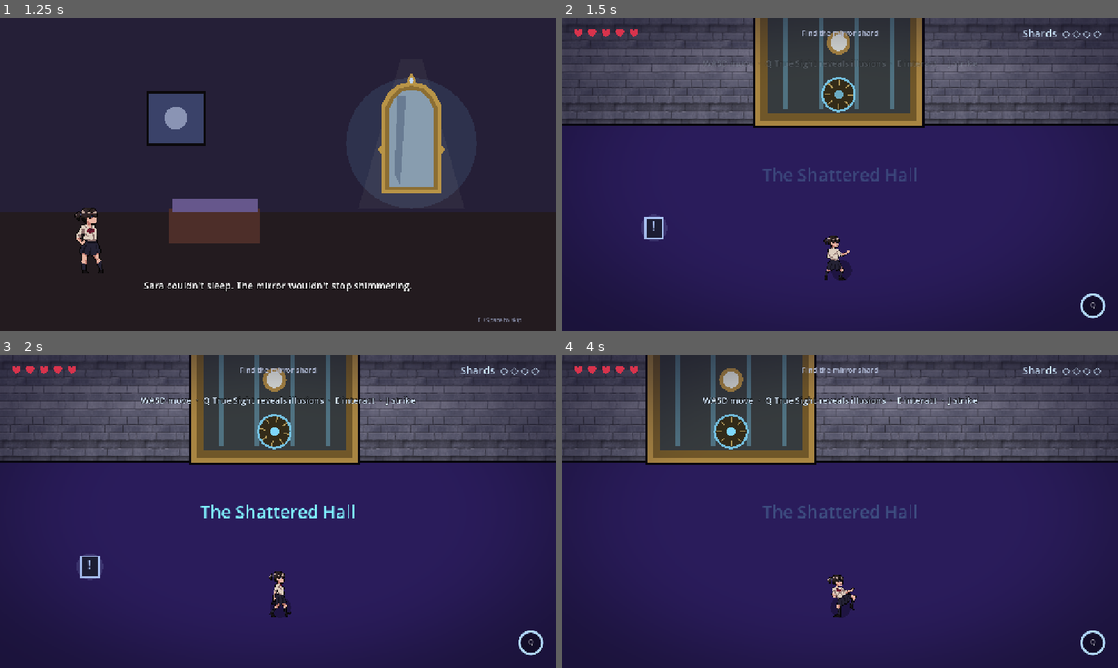
Above: before the commit, frames 1-4 (two rows, left to right).
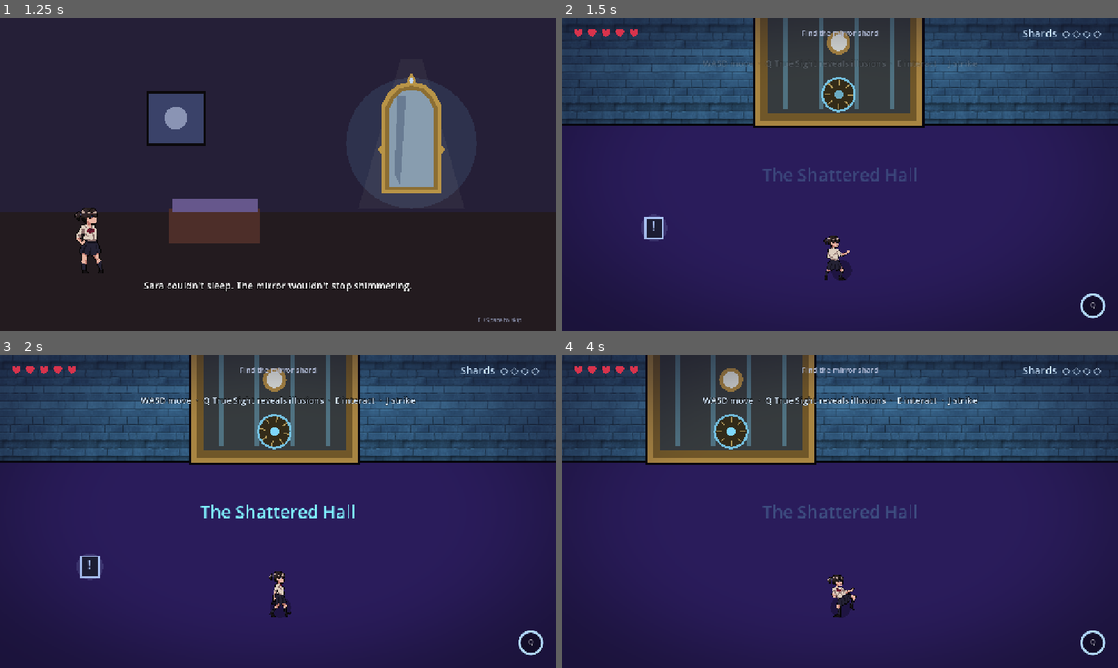
Above: after the commit, the same moments.

Repository: Abdulla5w5/saras-mirror
Game: Godot game, scene res://ui/MainMenu.tscn
The game is run twice, just before and just after one commit, with the same random seed, the same clock (stepped at 60 frames per second) and the same inputs.
Inputs (mouse positions are in pixels of both pictures, inside the frame that each line leads up to):
- Up to frame 1 (1.25 s): click "New Game" at 0.5 s
- Up to frame 2 (1.5 s): move the mouse to (962, 158) at 1.27 s; hold D (move_right) from 1.28 s (still down); tap J (attack) at 1.35 s; click (962, 158) at 1.42 s
- Up to frame 3 (2 s): keep holding D (move_right); tap Space at 1.52 s
- Up to frame 4 (4 s): release D (move_right) at 2 s; drag from (728, 527) to (650, 564) at 2.02 s; move the mouse to (895, 442) at 2.77 s; hold D (move_right) 2.78-3.5 s; tap E (interact) at 2.85 s; drag from (812, 574) to (756, 430) at 3.52 s

Frame 1 is identical in both runs. In frame 2, 18% of the frame differs, in the area x 0-100%, y 0-34%; in frame 3, 17%; in frame 4, 18%.

Commit message:
Tint boundary walls to each level's mood palette
Co-Authored-By: Claude Opus 4.8 <noreply@anthropic.com>

Diff:
--- a/entities/props/Wall.gd
+++ b/entities/props/Wall.gd
@@ -6,6 +6,7 @@
 ## IllusionWall, so players learn "shiny panel = maybe fake, flat stone = just wall".
 
 var wall_size := Vector2(64, 96)
+var tint := Color(0.72, 0.7, 0.78)   # set per level to match the mood
 static var _tex: Texture2D
 
 
@@ -29,7 +30,7 @@
 	var h := wall_size.y
 	var r := Rect2(-w * 0.5, -h, w, h)
 	if _tex:
-		draw_texture_rect(_tex, r, true, Color(0.72, 0.7, 0.78))   # real tiled brick, dimmed to fit
+		draw_texture_rect(_tex, r, true, tint)   # real tiled brick, tinted to the mood
 	else:
 		draw_rect(r, Color(0.12, 0.11, 0.14))
 	draw_rect(r, Color(0.02, 0.02, 0.03), false, 3.0)              # crisp dark edge
--- a/systems/LevelBase.gd
+++ b/systems/LevelBase.gd
@@ -90,6 +90,7 @@
 func spawn_boundary(pos: Vector2, size: Vector2) -> Wall:
 	var w := Wall.new()
 	w.wall_size = size
+	w.tint = (_mood.ground_c as Color).lerp(Color(1, 1, 1), 0.2)   # stone tinted to the mood
 	w.global_position = pos
 	add_child(w)
 	return w
